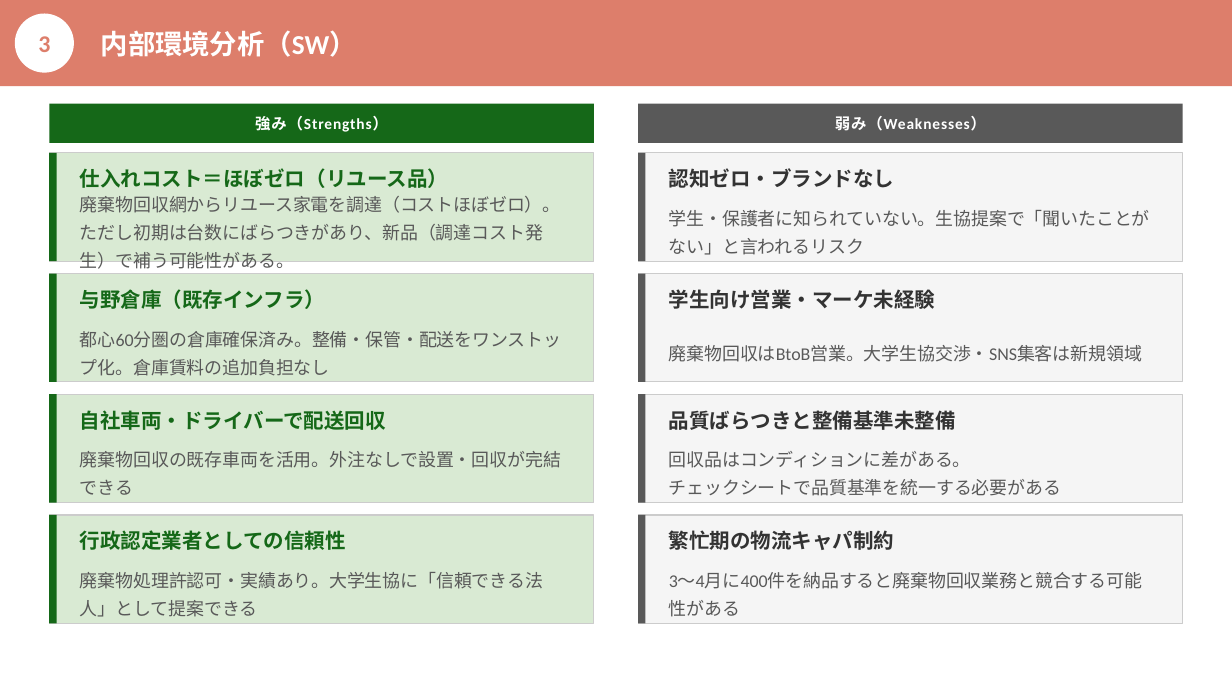
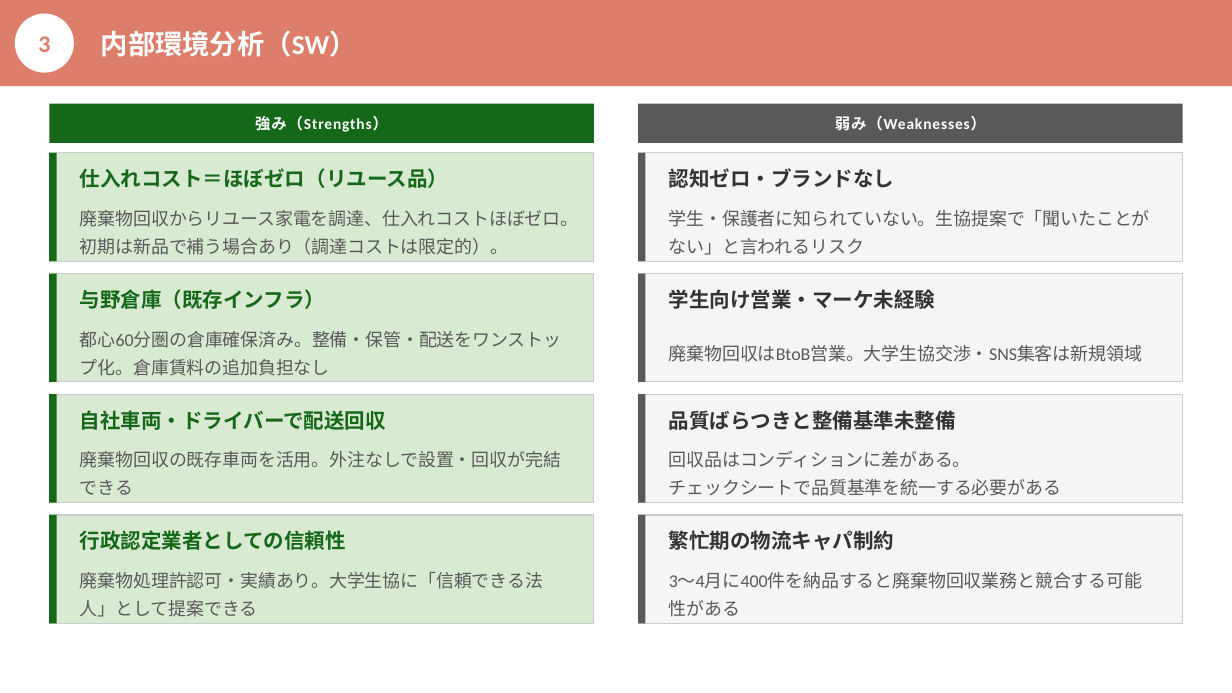
Before and after one commit to monomapblog-ui/sacure, a slide deck: slide 5 of 事業計画書_営業戦略プラン_v2.pptx. Drawn at 1232x693 pixels with LibreOffice and Linux fonts; fonts in the diff are those of the drawing. Boxes give left, top, right and bottom in pixels: in the first picture for what was removed or moved away, otherwise in the second. Text is boxed around its words. In the diff, an @@ line names an element or a change of style, - is before the commit and + after.

```diff
--- a/事業計画書_営業戦略プラン_v2.pptx
+++ b/事業計画書_営業戦略プラン_v2.pptx
@@ text at (x1=80, y1=210, x2=579, y2=255): text changed @@
-廃棄物回収網からリユース家電を調達（コストほぼゼロ）。ただし初期は台数にばらつきがあり、新品（調達コスト発生）で補う可能性がある。
+廃棄物回収からリユース家電を調達、仕入れコストほぼゼロ。
+初期は新品で補う場合あり（調達コストは限定的）。
```
Also in this commit, not shown: 1 slide added, 2 slides removed, 1 other file.
